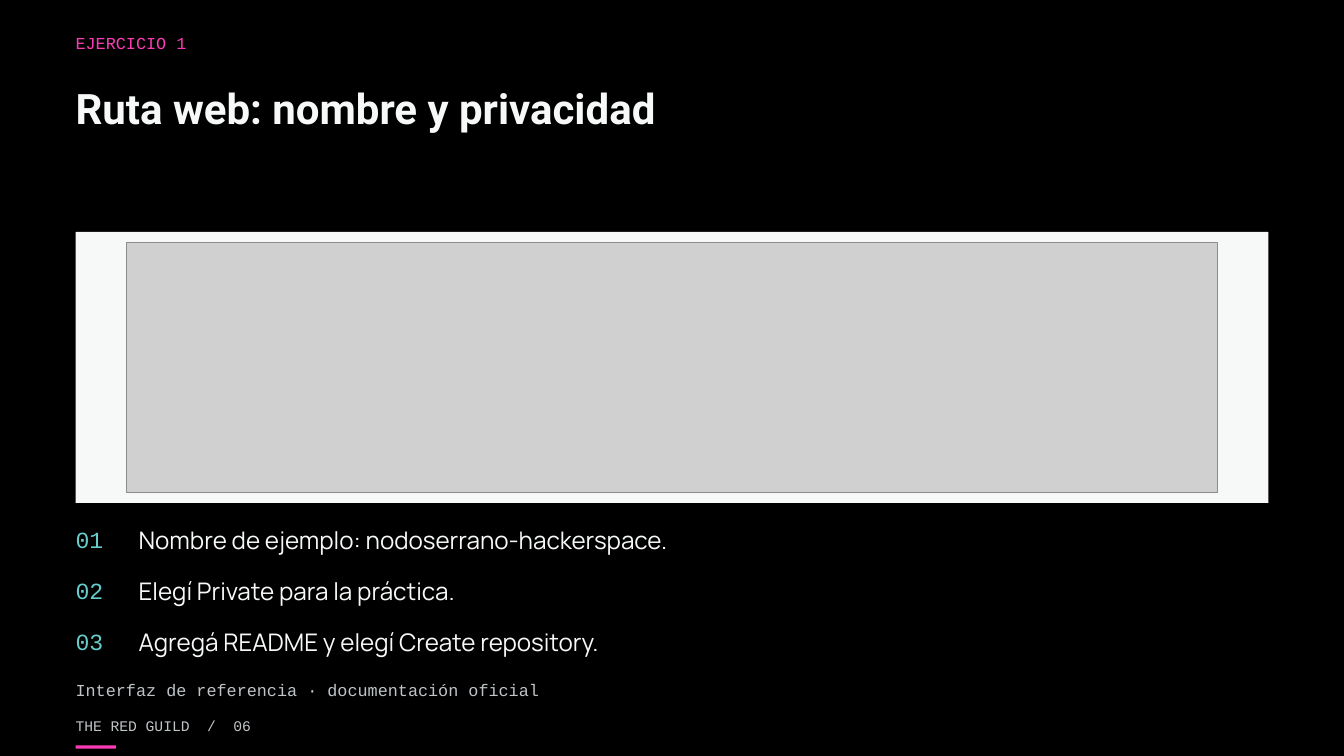
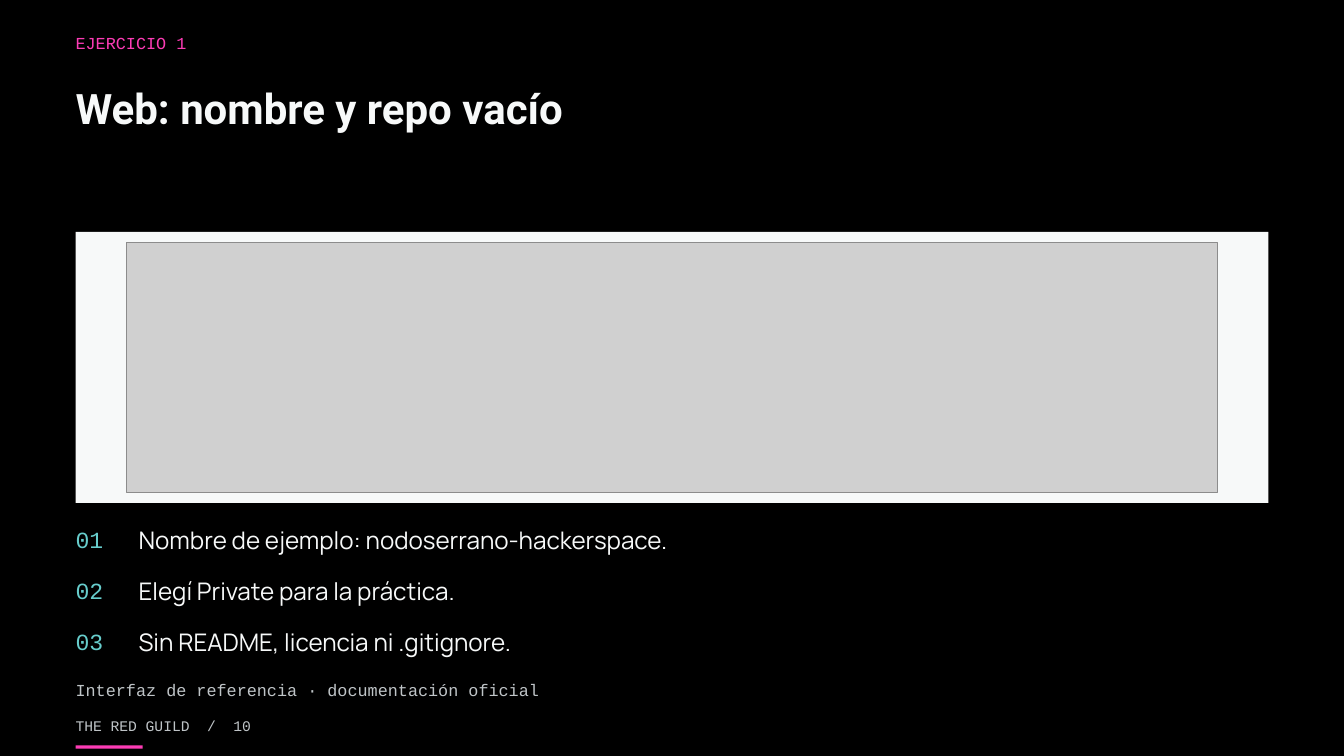
Before and after one commit to theredguild/github-ai-automation-lab, a slide deck: slide 10 of slides/workshop.pptx (slide 6 before the commit). Drawn at 1344x756 pixels with LibreOffice and Linux fonts; fonts in the diff are those of the drawing; grey boxes stand for pictures. Boxes give left, top, right and bottom in pixels: in the first picture for what was removed or moved away, otherwise in the second. Text is boxed around its words. In the diff, an @@ line names an element or a change of style, - is before the commit and + after.

```diff
--- a/slides/workshop.pptx
+++ b/slides/workshop.pptx
@@ text at box(76, 92, 563, 133): text changed @@
-Ruta web: nombre y privacidad
+Web: nombre y repo vacío
@@ text at box(139, 633, 511, 657): text changed @@
-Agregá README y elegí Create repository.
+Sin README, licencia ni .gitignore.
@@ text at box(76, 721, 251, 731): text changed @@
-THE RED GUILD / 06
+THE RED GUILD / 10
@@ rectangle: place and size @@
-rectangle at box(76, 746, 116, 749)
+rectangle at box(76, 746, 142, 749)
```
Also in this commit, not shown: 44 other slides changed, 5 slides added, 5 slides removed, 3 other files.
